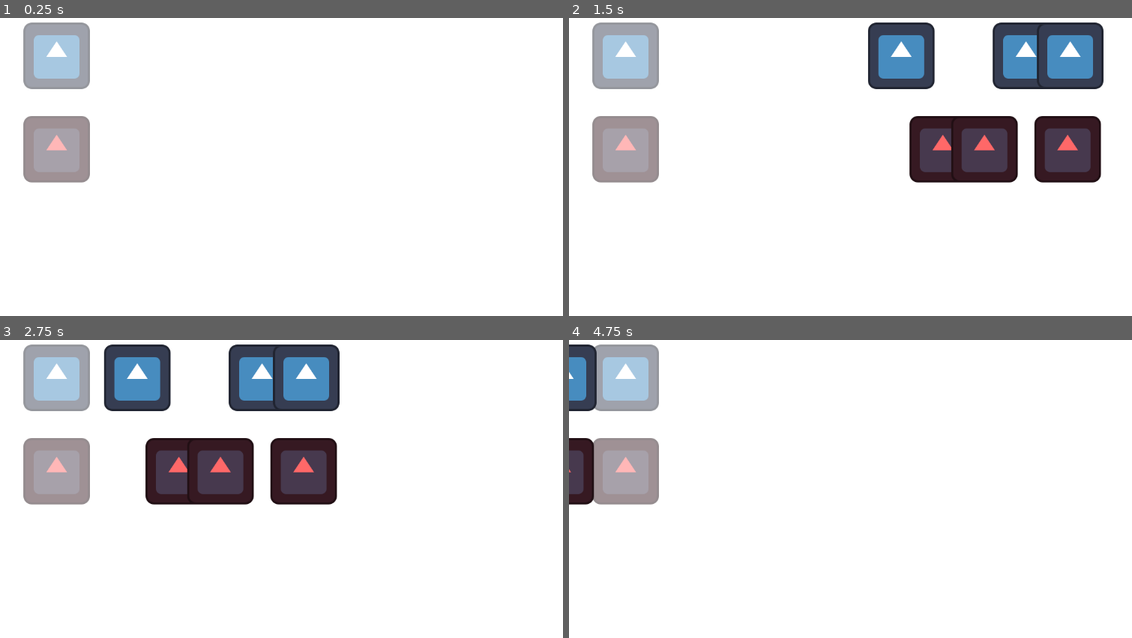
Above: before the commit, frames 1-4 (two rows, left to right).
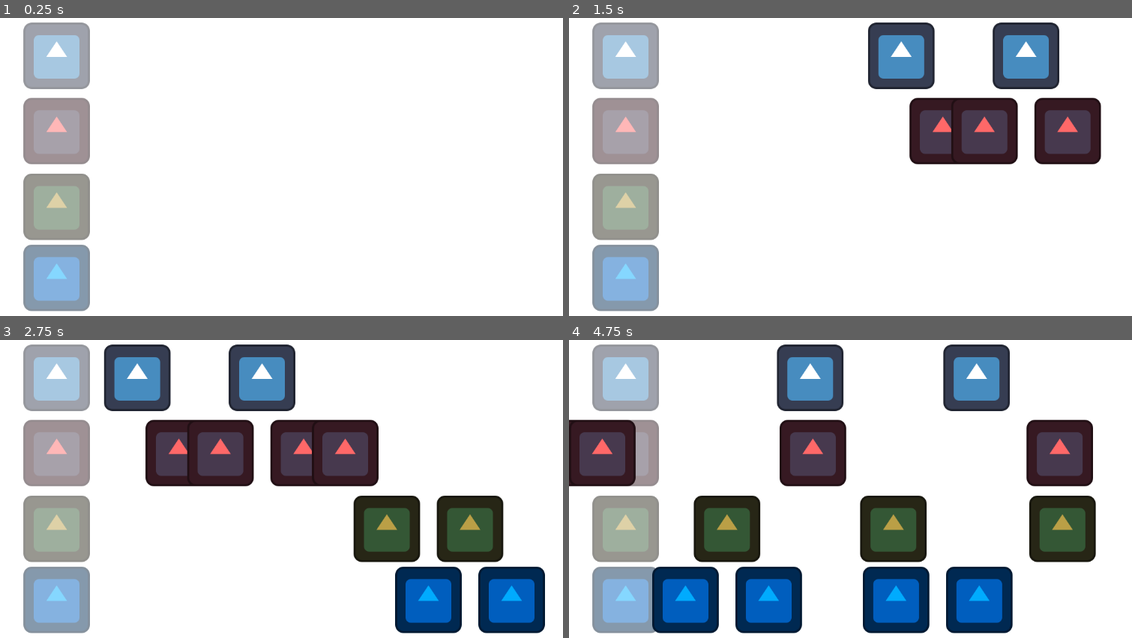
Above: after the commit, the same moments.

Repository: notfroogs/Sardine-Studio
Game: Godot game, scene res://rhythm.tscn
The game is run twice, just before and just after one commit, with the same random seed, the same clock (stepped at 60 frames per second) and the same inputs. The project has no main scene, so this scene is started directly. The engine's default icon, where the game draws it, is replaced by a stand-in: a white triangle on a blue panel in a dark square.
Inputs:
- Up to frame 1 (0.25 s): no input
- Up to frame 2 (1.5 s): hold B (red_node_press, bound only before the commit) 0.53-1.28 s; tap V (white_node_press, bound only before the commit) at 0.8, 1.35 s
- Up to frame 3 (2.75 s): tap N (note3_pressed, bound only after the commit) at 1.55 s; hold N (note3_pressed, bound only after the commit) from 2.03 s (still down); tap M (note4_pressed, bound only after the commit) at 2.3 s
- Up to frame 4 (4.75 s): release N (note3_pressed, bound only after the commit) at 2.78 s; tap M (note4_pressed, bound only after the commit) at 2.85 s; tap B (red_node_press, bound only before the commit) at 3.05 s; hold B (red_node_press, bound only before the commit) 3.53-4.28 s; tap V (white_node_press, bound only before the commit) at 3.8, 4.35 s; tap N (note3_pressed, bound only after the commit) at 4.55 s

The runs differ from the first frame. In frame 1, 6.4% of the frame differs, in the area x 4-16%, y 26-99%; in frame 2, 15%; in frame 3, 27%; in frame 4, 38%, in the area x 0-94%, y 1-99%.

Commit message:
Finished the gray box

Diff:
--- a/sardine-studio/project.godot
+++ b/sardine-studio/project.godot
@@ -16,13 +16,23 @@
 
 [input]
 
-white_node_press={
+note1_pressed={
 "deadzone": 0.2,
 "events": [Object(InputEventKey,"resource_local_to_scene":false,"resource_name":"","device":-1,"window_id":0,"alt_press …(192 unchanged characters)…
 ]
 }
-red_node_press={
+note2_pressed={
 "deadzone": 0.2,
 "events": [Object(InputEventKey,"resource_local_to_scene":false,"resource_name":"","device":-1,"window_id":0,"alt_press …(191 unchanged characters)…
 ]
 }
+note3_pressed={
+"deadzone": 0.2,
+"events": [Object(InputEventKey,"resource_local_to_scene":false,"resource_name":"","device":-1,"window_id":0,"alt_pressed":false,"shift_pressed":false,"ctrl_pressed":false,"meta_pressed":false,"pressed":false,"keycode":0,"physical_keycode":78,"key_label":0,"unicode":110,"location":0,"echo":false,"script":null)
+]
+}
+note4_pressed={
+"deadzone": 0.2,
+"events": [Object(InputEventKey,"resource_local_to_scene":false,"resource_name":"","device":-1,"window_id":0,"alt_pressed":false,"shift_pressed":false,"ctrl_pressed":false,"meta_pressed":false,"pressed":false,"keycode":0,"physical_keycode":77,"key_label":0,"unicode":109,"location":0,"echo":false,"script":null)
+]
+}
--- a/sardine-studio/rhythm.gd
+++ b/sardine-studio/rhythm.gd
@@ -3,20 +3,24 @@
 @export var chart_text := "res://chart1.txt"
 @onready var note_column_1: TextureRect = %NoteColumn1
 @onready var note_column_2: TextureRect = %NoteColumn2
+@onready var note_column_3: TextureRect = %NoteColumn3
+@onready var note_column_4: TextureRect = %NoteColumn4
+@onready var column_empty: TextureRect = %ColumnEmpty
 
 @onready var loaded_file := FileAccess.open(chart_text, FileAccess.READ)
 @onready var keys = (loaded_file.get_line()).split(",")
 
-@onready var timer1: Timer = $Timer
-@onready var timer2: Timer = $Timer2
 const NOTE = preload("uid://dilpgmxld0ree")
 
 var chart :Dictionary= {}
 var note_progress
-
+var time_count : float
 @onready var columns = {
 	1: note_column_1,
 	2: note_column_2,
+	3: note_column_3,
+	4: note_column_4,
+	0: column_empty
 }
 
 func _ready():
@@ -28,15 +32,18 @@
 		loaded_file.close()
 
 	note_progress = chart.duplicate()
-	#print("1:   " + str(note_progress))
+	time_count = float(note_progress["Time"])
 
-func store_notes():
+func store_notes() -> Dictionary:
 	var current_note = {}
 	var current_line = loaded_file.get_line()
 	#print(current_line)
 
-	if len(current_line) == 0:
-		return "END"
+	if current_line == "END":
+		return {"Time": 5.0,
+		"Column": 10,
+		"Next": "END"
+		}
 
 	var current_line_array = current_line.split(",")
 
@@ -51,15 +58,10 @@
 
 func generate() -> void:
 	var icon = NOTE.instantiate()
-	match int(note_progress["Column"]):
-		1:
-			columns[1].add_child(icon)
-		2:
-			columns[2].add_child(icon)
-		3:
-			pass
-		4:
-			pass
+	print(note_progress)
+	if int(note_progress["Column"]) == 10:
+		return
+	columns[int(note_progress["Column"])].add_child(icon)
 	icon.position.x = icon.time * 300.0
 
 func _process(delta: float) -> void:
@@ -75,16 +77,16 @@
 		if column.get_child_count() != 0:
 			miss_check(column.get_child(0))
 
-
-	#print(note_progress)
-
-	if float(note_progress["Time"]) < time_elasped:
+	#if the time
+	if time_count < time_elasped:
 		time_elasped = 0.0
-		#print(note_progress)
+		generate()
 		if type_string(typeof(note_progress["Next"])) == "Dictionary":
-			generate()
 			note_progress = note_progress["Next"]
+			time_count = float(note_progress["Time"])
 		elif note_progress["Next"] == "END":
+			print("waiting")
+			await get_tree().create_timer(5.0).timeout
 			get_tree().quit()
 
 func miss_check(note) -> void:
@@ -95,19 +97,24 @@
 		print("missed")
 
 func _input(event: InputEvent) -> void:
-	if event.is_action_pressed("white_node_press"):
-		var current_note := note_column_1.get_child(0)
-		if current_note == null:
-			return
-		if input_check(current_note):
-			note_column_1.get_child(0).queue_free()
+	var column_index : int = 0
+	if event.is_action_pressed("note1_pressed"):
+		column_index = 1
+	elif event.is_action_pressed("note2_pressed"):
+		column_index = 2
+	elif event.is_action_pressed("note3_pressed"):
+		column_index = 3
+	elif event.is_action_pressed("note4_pressed"):
+		column_index = 4
 
-	elif event.is_action_pressed("red_node_press"):
-		var current_note := note_column_2.get_child(0)
-		if current_note == null:
-			return
-		if input_check(current_note):
-			note_column_2.get_child(0).queue_free()
+	if column_index == 0:
+		return
+	var current_note = columns[column_index].get_child(0)
+	if current_note == null:
+		return
+	if input_check(current_note):
+		columns[column_index].get_child(0).queue_free()
+
 
 
 func input_check(note) -> bool:
--- a/sardine-studio/rhythm.tscn
+++ b/sardine-studio/rhythm.tscn
@@ -37,6 +37,42 @@
 self_modulate = Color(1, 1, 1, 0.47843137)
 layout_mode = 0
 offset_left = 45.0
+offset_top = 190.0
+offset_right = 173.0
+offset_bottom = 318.00024
+pivot_offset = Vector2(463, 384)
+texture = ExtResource("2_q13yt")
+
+[node name="NoteColumn3" type="TextureRect" parent="Background"]
+unique_name_in_owner = true
+modulate = Color(0.73031694, 0.62219363, 0.27616376, 1)
+self_modulate = Color(1, 1, 1, 0.47843137)
+layout_mode = 0
+offset_left = 45.0
+offset_top = 336.0
+offset_right = 173.0
+offset_bottom = 464.00024
+pivot_offset = Vector2(463, 384)
+texture = ExtResource("2_q13yt")
+
+[node name="NoteColumn4" type="TextureRect" parent="Background"]
+unique_name_in_owner = true
+modulate = Color(0, 0.67040724, 0.99541897, 1)
+self_modulate = Color(1, 1, 1, 0.47843137)
+layout_mode = 0
+offset_left = 45.0
+offset_top = 473.0
+offset_right = 173.0
+offset_bottom = 601.00024
+pivot_offset = Vector2(463, 384)
+texture = ExtResource("2_q13yt")
+
+[node name="ColumnEmpty" type="TextureRect" parent="Background"]
+unique_name_in_owner = true
+modulate = Color(1, 0.41000003, 0.41000003, 1)
+self_modulate = Color(1, 1, 1, 0)
+layout_mode = 0
+offset_left = 45.0
 offset_top = 225.0
 offset_right = 173.0
 offset_bottom = 353.00024
--- a/sardine-studio/test_saving.gd
+++ /dev/null
@@ -1,24 +0,0 @@
-extends Node
-
-func _ready() -> void:
-	var loaded_file := FileAccess.open("res://chart1.txt", FileAccess.READ)
-	print(type_string(typeof(loaded_file)))
-	print(loaded_file.get_line())
-	print(loaded_file.get_line())
-	print(len(loaded_file.get_line()))
-	#print(type_string(typeof(loaded_file.get_line())))
-	print(loaded_file.get_line())
-	#if loaded_file:
-		#while not loaded_file.eof_reached():
-			#var content = loaded_file.get_line()
-			#print(content)
-			##print(type_string(typeof(content)))
-			#var dictionary = {}
-			#var items = content.split(",")
-			#print(items)
-			#for item in items:
-				#var keys = item.split(":")
-				##dictionary[keys[0].strip_edges()] = keys[1].strip_edges()
-			#print(dictionary)
-			#print(dictionary["level"])
-		#loaded_file.close()
--- a/sardine-studio/test_saving.tscn
+++ /dev/null
@@ -1,6 +0,0 @@
-[gd_scene load_steps=2 format=3 uid="uid://xck25onn2ip0"]
-
-[ext_resource type="Script" uid="uid://duusdni73kctk" path="res://test_saving.gd" id="1_uqc5d"]
-
-[node name="Node2D" type="Node2D"]
-script = ExtResource("1_uqc5d")
Not shown, changed: sardine-studio/chart1.txt
Not shown, removed: sardine-studio/test_saving.gd.uid
